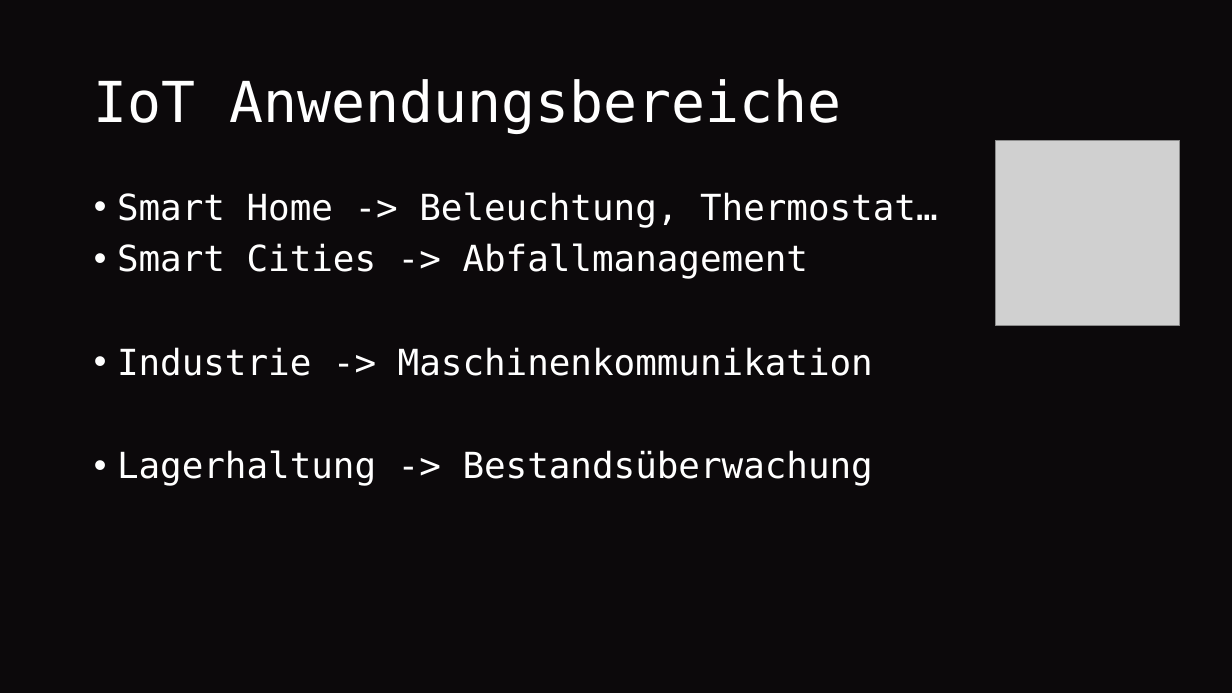
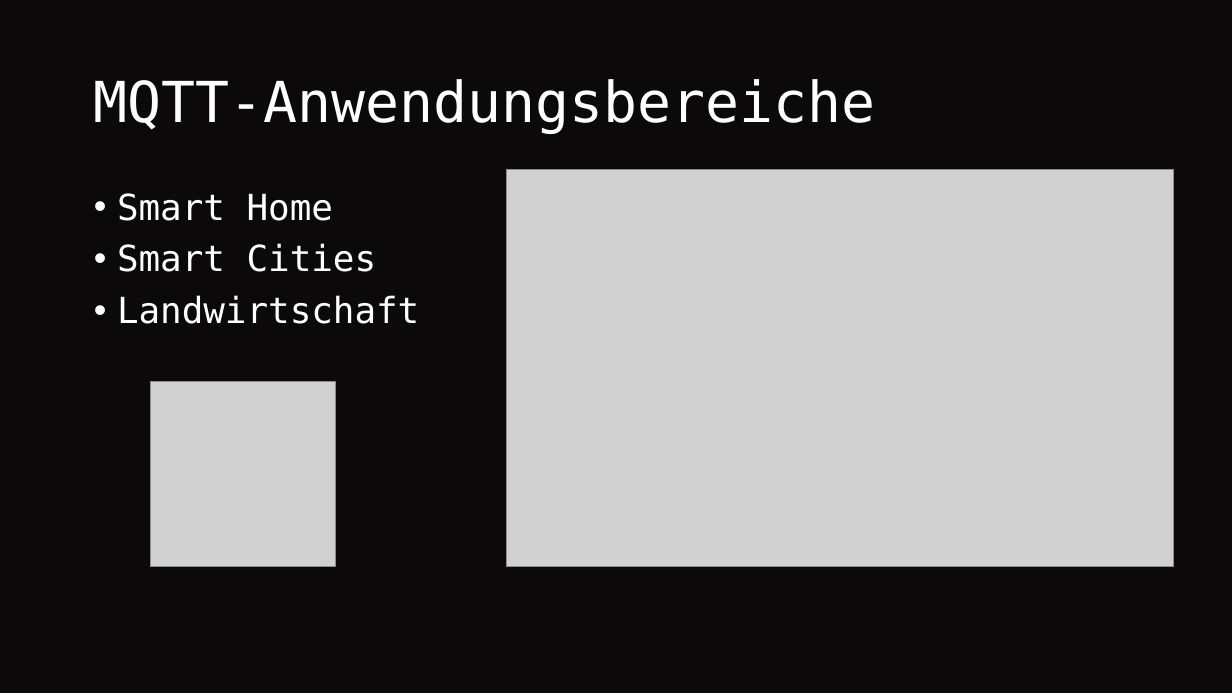
Before and after one commit to Matz21X/2024_25_5BHITS, a slide deck: slide 6 of SEW-Theorie/MQTT.pptx. Drawn at 1232x693 pixels with LibreOffice and Linux fonts; fonts in the diff are those of the drawing; grey boxes stand for pictures. Boxes give left, top, right and bottom in pixels: in the first picture for what was removed or moved away, otherwise in the second. Text is boxed around its words. In the diff, an @@ line names an element or a change of style, - is before the commit and + after.

Commit message:
Präsentation MQTT

```diff
--- a/SEW-Theorie/MQTT.pptx
+++ b/SEW-Theorie/MQTT.pptx
@@ title at [94,79,876,134]: text changed @@
-IoT Anwendungsbereiche
+MQTT-Anwendungsbereiche
@@ picture added at [506,169,1173,567] @@
@@ text at [117,193,419,324]: text changed @@
-• Smart Home -> Beleuchtung, Thermostat…
-• Smart Cities -> Abfallmanagement
-• Industrie -> Maschinenkommunikation
-• Lagerhaltung -> Bestandsüberwachung
+• Smart Home
+• Smart Cities
+• Landwirtschaft
@@ picture: place and size @@
-picture at [995,140,1180,325]
+picture at [151,382,335,567]
```
Also in this commit, not shown: 1 slide added, 8 other files.
